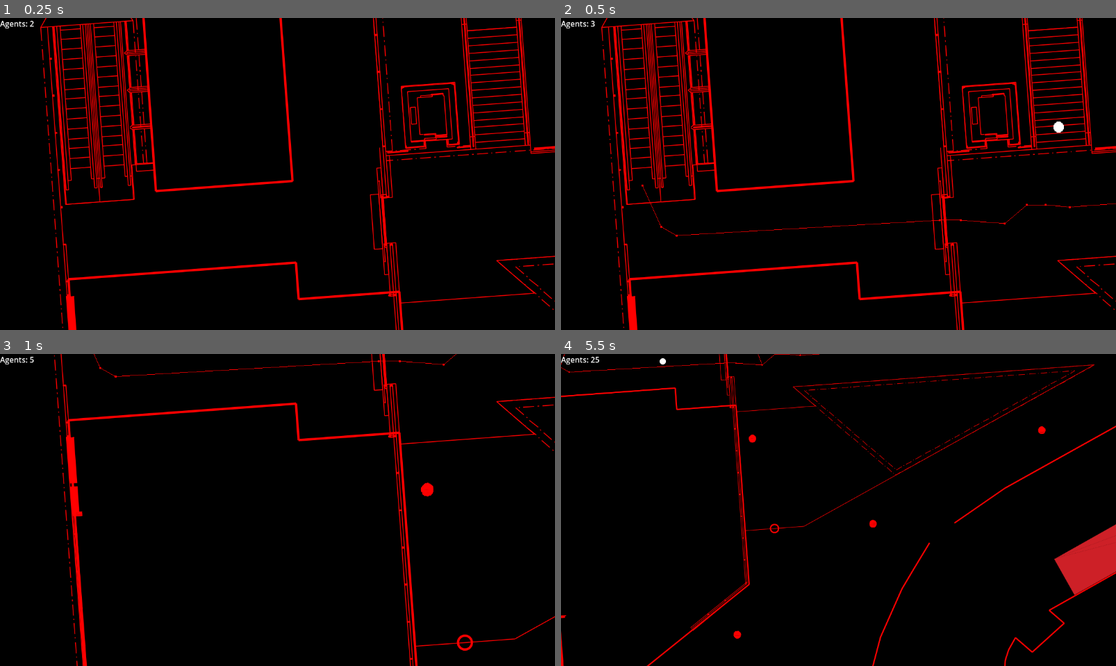
Above: before the commit, frames 1-4 (two rows, left to right).
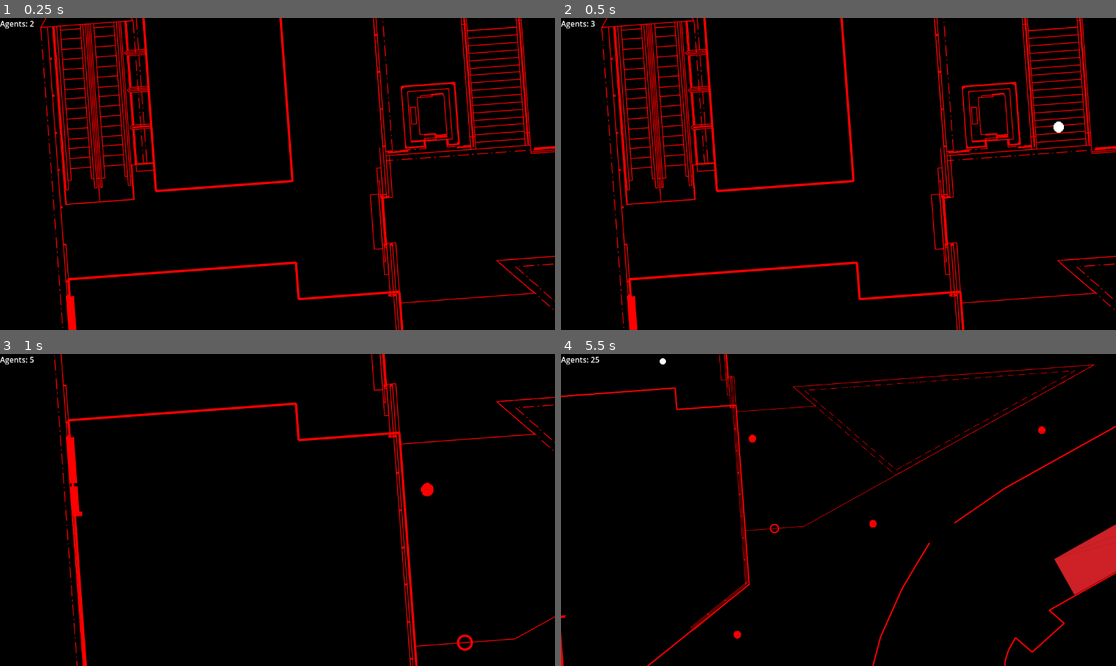
Above: after the commit, the same moments.

Repository: LukasEliasson/molndalsbro-simulering
Game: Godot game, scene res://scenes/Main.tscn
The game is run twice, just before and just after one commit, with the same random seed, the same clock (stepped at 60 frames per second) and the same inputs. This scene is started directly instead of the project's main scene.
Inputs (mouse positions are in pixels of both pictures, inside the frame that each line leads up to):
- Up to frame 1 (0.25 s): no input
- Up to frame 2 (0.5 s): no input
- Up to frame 3 (1 s): move the mouse to (249, 572) at 0.52 s; hold S (camera_down) from 0.53 s (still down)
- Up to frame 4 (5.5 s): move the mouse to (1005, 556) at 1.27 s; release S (camera_down) at 1.28 s; tap A (camera_left) at 1.35 s; tap Enter at 2, 4.25 s; move the mouse to (672, 463) at 2.02 s; hold D (camera_right) 2.03-2.78 s; move the mouse to (866, 510) at 2.77 s; tap W (camera_up) at 2.85 s; tap Space at 3.5, 5 s; move the mouse to (755, 432) at 3.52 s; hold Shift (shift) 3.53-4.28 s; move the mouse to (960, 494) at 4.27 s; tap Mouse wheel up (zoom_in) at 4.35 s; move the mouse to (727, 525) at 5.02 s; hold Mouse wheel down (zoom_out) from 5.03 s (still down)

Frame 1 is identical in both runs. In frame 2, 0.3% of the frame differs, in the area x 14-100%, y 53-71%; in frame 3, 0.2%; in frame 4, 0.1%.

Commit message:
Small fixes

Diff:
--- a/scenes/Person.tscn
+++ b/scenes/Person.tscn
@@ -19,12 +19,10 @@
 
 [node name="NavigationAgent2D" type="NavigationAgent2D" parent="."]
 path_desired_distance = 90.0
-target_desired_distance = 50.0
 path_max_distance = 150.0
 path_postprocessing = 1
 avoidance_enabled = true
 radius = 16.0
 max_neighbors = 20
 time_horizon_obstacles = 1.0
-debug_enabled = true
 debug_path_custom_color = Color(0, 1, 0, 1)
--- a/scenes/Station.tscn
+++ b/scenes/Station.tscn
@@ -6,7 +6,6 @@
 [ext_resource type="Texture2D" uid="uid://d3vcxgovrw7ck" path="res://assets/tiles/highres/tile_0_2.png" id="4_qjulp"]
 [ext_resource type="Texture2D" uid="uid://dgxojtauxr5w0" path="res://assets/tiles/highres/tile_1_1.png" id="7_hk4pu"]
 [ext_resource type="Texture2D" uid="uid://bm314ua0bw8xu" path="res://assets/tiles/highres/tile_1_2.png" id="8_jolm3"]
-[ext_resource type="PackedScene" uid="uid://bv8ihuar88lfp" path="res://scenes/Person.tscn" id="10_hk4pu"]
 [ext_resource type="Texture2D" uid="uid://ykdyk4rukysr" path="res://assets/tiles/highres/tile_2_2.png" id="12_dgwd3"]
 [ext_resource type="Texture2D" uid="uid://cqmbgp2jyucn1" path="res://assets/tiles/highres/tile_3_1.png" id="15_6wosg"]
 [ext_resource type="Texture2D" uid="uid://c7mhhrhtmp6fc" path="res://assets/tiles/highres/tile_3_2.png" id="16_e7t4q"]
@@ -102,6 +101,3 @@
 
 [node name="Entry15" type="Marker2D" parent="EntryPoints"]
 position = Vector2(6344, 4408)
-
-[node name="CharacterBody2D2" parent="." instance=ExtResource("10_hk4pu")]
-position = Vector2(8365.22, 2084.4)
Not shown: 1 places in scenes/Station.tscn that only renumber resources
